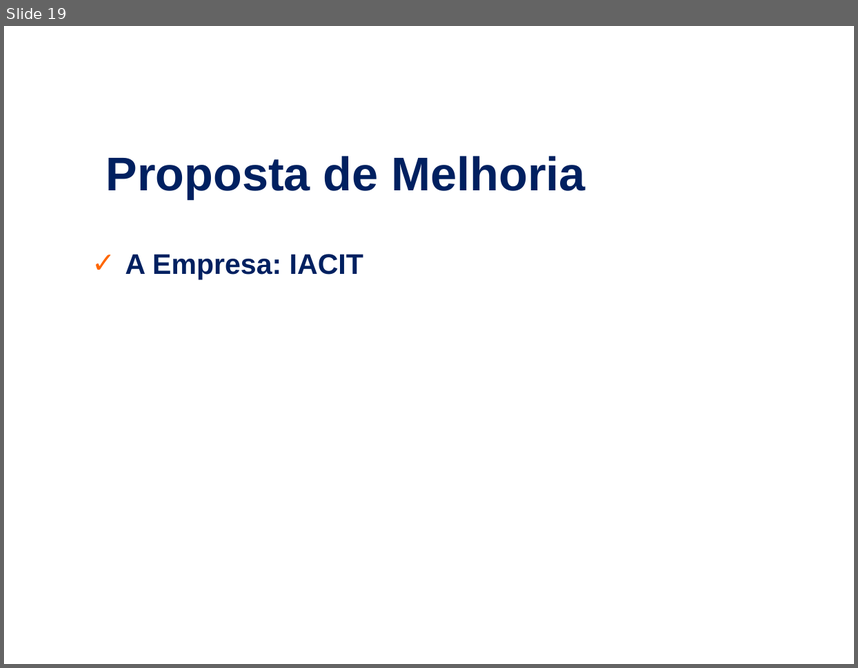
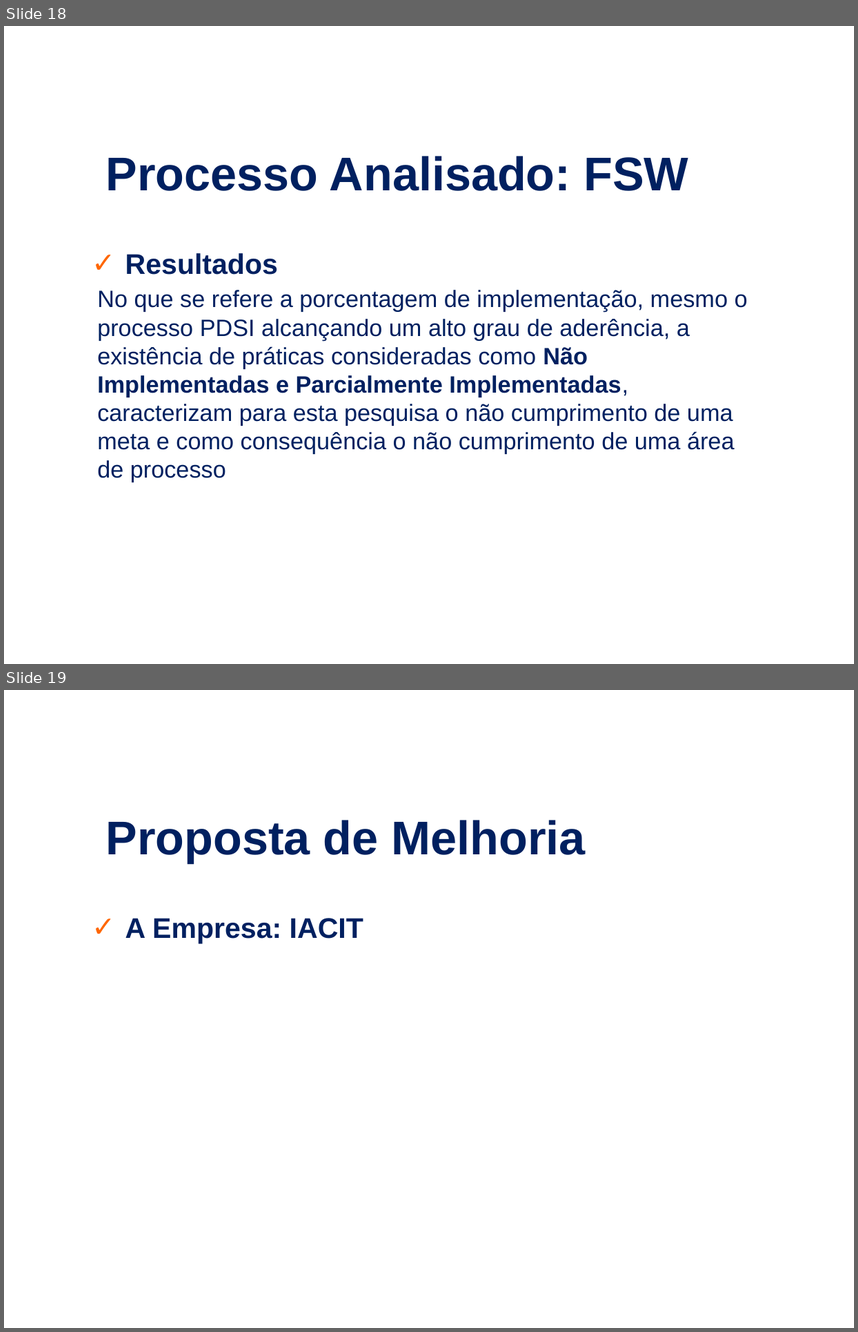
Before and after one commit to eccentricexit/softeng2_2017, a slide deck: ed-projetos-comp/ed-proj-comp.ppt. Shown one above the other, each under a label of ours: slide 19 before the commit, slides 18 and 19 after it. The pictures are 858x668 and 858x1332 pixels, drawn with LibreOffice and Linux fonts; fonts in the diff are those of the drawing; background and template pictures are left out. Boxes give left, top, right and bottom in pixels: in the first picture for what was removed or moved away, otherwise in the second. Text is boxed around its words. In the diff, an @@ line names an element or a change of style, - is before the commit and + after.

```diff
--- a/ed-projetos-comp/ed-proj-comp.ppt
+++ b/ed-projetos-comp/ed-proj-comp.ppt
@@ slide 18 added at [4, 26, 854, 664], background picture (left out) @@
@@ text added at [106, 156, 688, 191], 40 pt, text #002060, bold @@
+Processo Analisado: FSW
@@ text added at [125, 253, 278, 274], 24 pt, text #002060, bold @@
+  ✓ Resultados
@@ text added at [97, 290, 748, 481], 20 pt, text #002060 @@
+No que se refere a porcentagem de implementação, mesmo o processo PDSI alcançando um alto grau de aderência, a existência de práticas consideradas como Não Implementadas e Parcialmente Implementadas, caracterizam para esta pesquisa o não cumprimento de uma meta e como consequência o não cumprimento de uma área de processo
```
Also in this commit, not shown: 5 slides changed, 10 other slides added, 10 slides removed, 1 other file.
